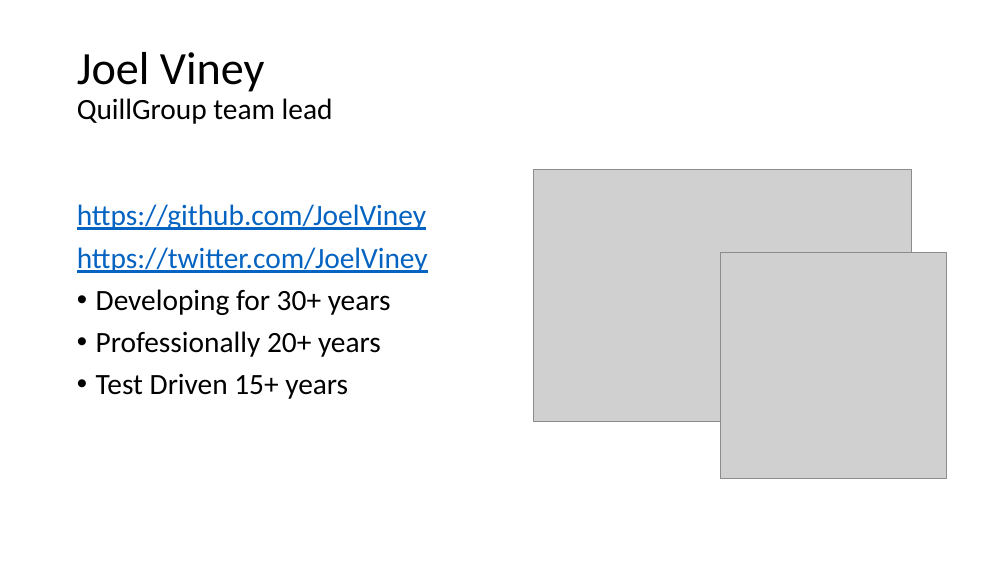
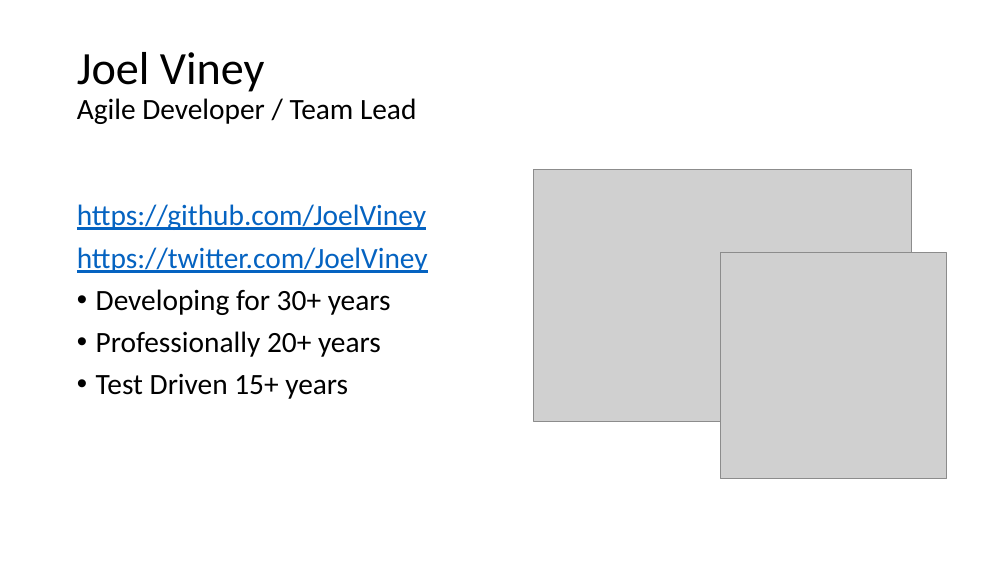
Before and after one commit to JoelViney/TestDrivenTalk, a slide deck: slide 1 of !Test Driven Development.pptx. Drawn at 1008x567 pixels with LibreOffice and Linux fonts; fonts in the diff are those of the drawing; grey boxes stand for pictures. Boxes give left, top, right and bottom in pixels: in the first picture for what was removed or moved away, otherwise in the second. Text is boxed around its words. In the diff, an @@ line names an element or a change of style, - is before the commit and + after.

Commit message:
Updated the presentation

```diff
--- a/!Test Driven Development.pptx
+++ b/!Test Driven Development.pptx
@@ title at <box>77,52,416,124</box>: text changed @@
-Joel Viney
-QuillGroup team lead
+Joel Viney
+Agile Developer / Team Lead
```
